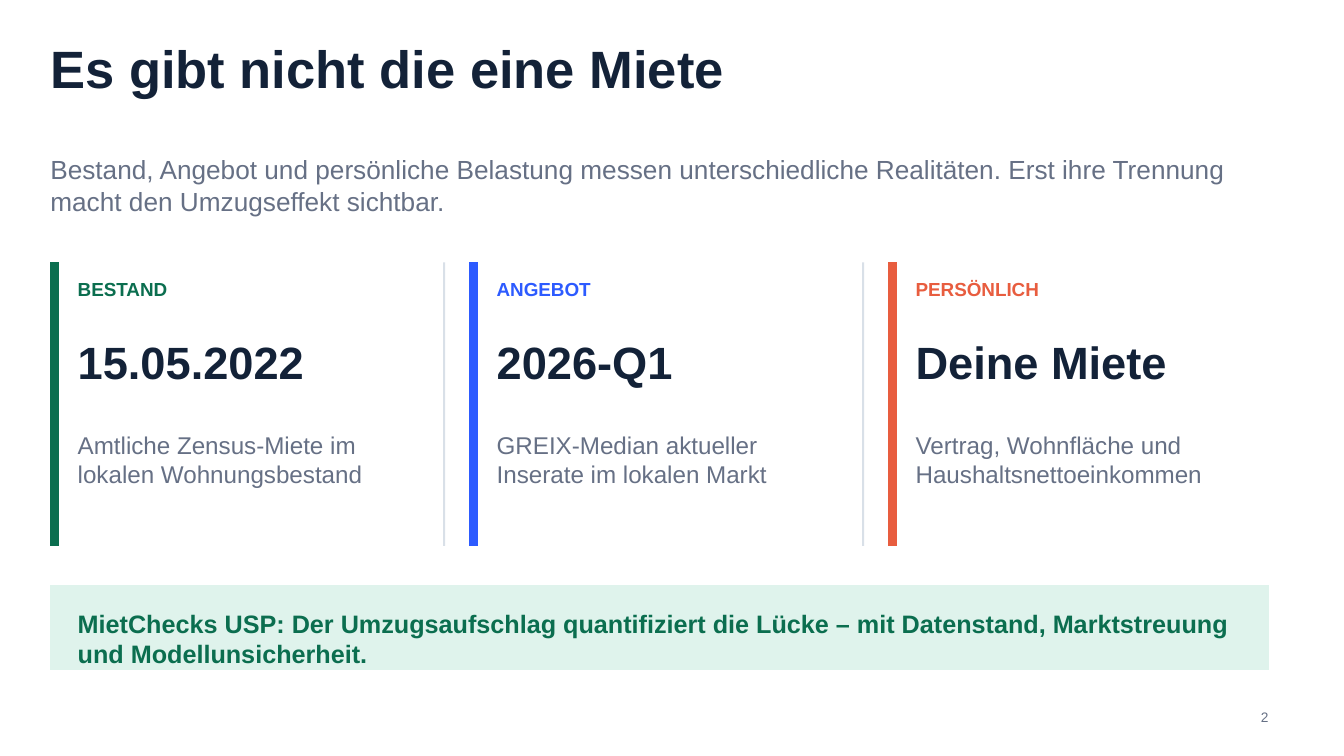
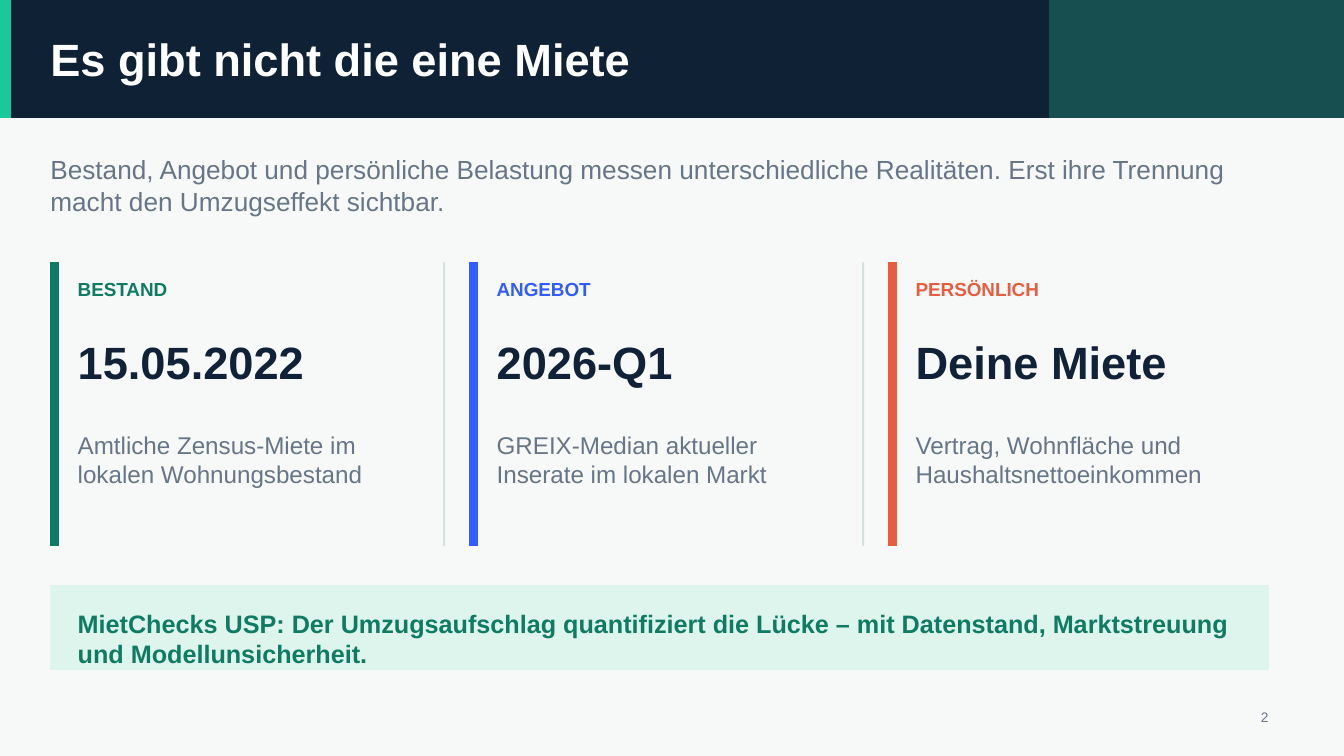
Before and after one commit to neleknaak-31/MietCheck, a slide deck: slide 2 of deliverables/MietCheck_Praesentation.pptx. Drawn at 1344x756 pixels with LibreOffice and Linux fonts; fonts in the diff are those of the drawing. Boxes give left, top, right and bottom in pixels: in the first picture for what was removed or moved away, otherwise in the second. Text is boxed around its words. In the diff, an @@ line names an element or a change of style, - is before the commit and + after.

```diff
--- a/deliverables/MietCheck_Praesentation.pptx
+++ b/deliverables/MietCheck_Praesentation.pptx
@@ background #FFFFFF to #F7F9F8 @@
@@ rectangle added at box(0, 0, 1344, 118), fill #0F2134, outline #0F2134 0 pt @@
@@ rectangle added at box(0, 0, 10, 118), fill #19C99A, outline #19C99A 0 pt @@
@@ rectangle added at box(1051, 0, 1344, 118), fill #174F50, outline #174F50 0 pt @@
@@ text "Es gibt nicht die eine ..." at box(50, 43, 629, 85): size 37.5 to 32.2 pt, text colour #132238 to #FFFFFF @@
@@ rectangle at box(50, 262, 58, 545): fill #0B6E4F to #0F7B62; outline #0B6E4F 0 pt to #0F7B62 0 pt @@
@@ text "BESTAND" at box(78, 283, 168, 296): text colour #0B6E4F to #0F7B62 @@
@@ rectangle at box(50, 586, 1268, 669): fill #DFF3EC to #DDF5ED; outline #DFF3EC 0 pt to #DDF5ED 0 pt @@
@@ text "MietChecks USP: Der Umzugsaufschlag quantifiziert ..." at box(78, 614, 1228, 664): text colour #0B6E4F to #0F7B62 @@
```
Also in this commit, not shown: 13 other slides changed, 16 other files.
